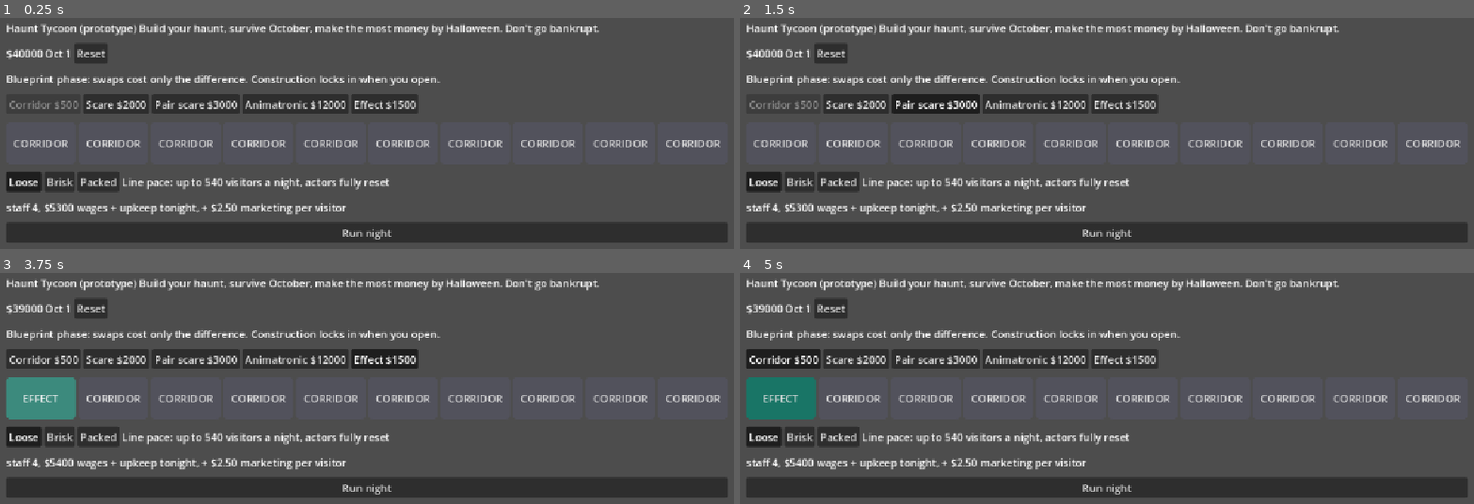
Above: before the commit, frames 1-4 (two rows, left to right).
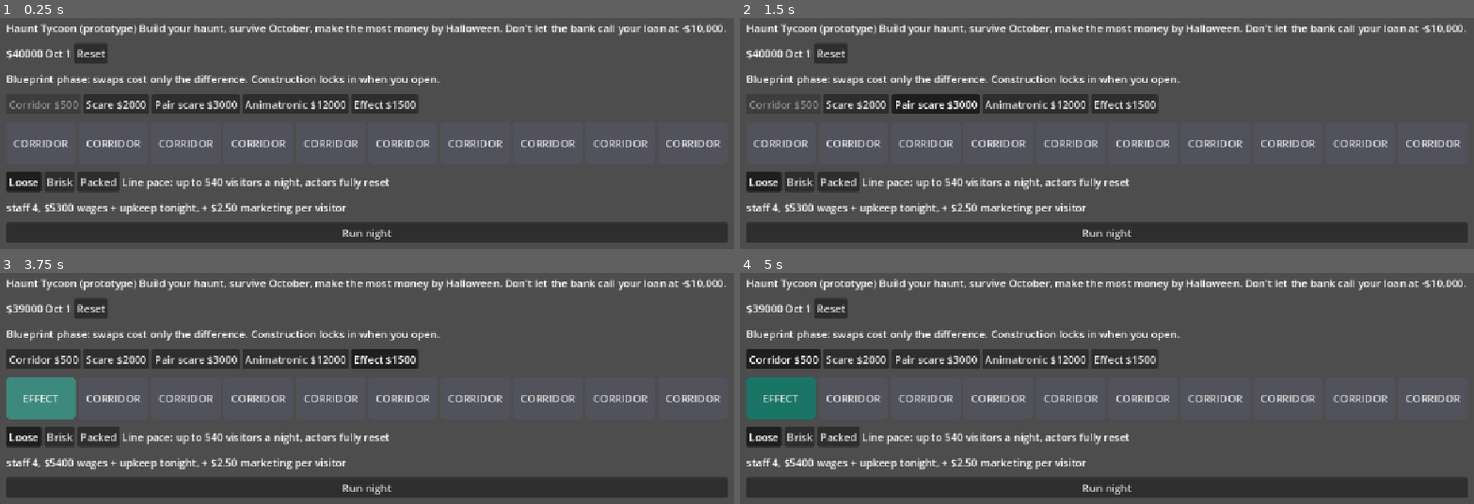
Above: after the commit, the same moments.

Repository: ajtran303/haunt-tycoon
Game: Godot game, scene res://game/main.tscn
The game is run twice, just before and just after one commit, with the same random seed, the same clock (stepped at 60 frames per second) and the same inputs.
Inputs:
- Up to frame 1 (0.25 s): no input
- Up to frame 2 (1.5 s): click "Scare $2000" at 0.5 s; click "Pair scare $3000" at 1.25 s
- Up to frame 3 (3.75 s): click "Animatronic $12000" at 2 s; click "Effect $1500" at 2.75 s; click "CORRIDOR" at 3.5 s
- Up to frame 4 (5 s): click "Corridor $500" at 4.25 s

The runs differ from the first frame. In frame 1, 0.5% of the frame differs, in the area x 72-99%, y 2-8%; in frame 2, 0.5%; in frame 3, 0.5%; in frame 4, 0.5%.

Commit message:
clarify lose condition

Diff:
--- a/game/main.gd
+++ b/game/main.gd
@@ -5,6 +5,7 @@
 const Rooms = preload("res://sim/rooms.gd")
 
 const STARTING_CASH := 45_000.0
+const LOAN_LIMIT := -10_000.0
 const ROOM_SLOTS := 10
 
 const ROOM_COLORS := {
@@ -239,7 +240,7 @@
 		b.modulate = Color.WHITE
 	%NightLog.append_text(line + "\n")
 	night += 1
-	if cash < -10_000.0:
+	if cash < LOAN_LIMIT:
 		%NightLog.append_text("[color=#ef5350]The bank calls your loan. Season over.[/color]\n")
 		%RunButton.text = "Bankrupt: $%.0f" % cash
 		%RunButton.disabled = true
--- a/game/main.tscn
+++ b/game/main.tscn
@@ -36,7 +36,7 @@
 
 [node name="GameDescription" type="Label" parent="MarginContainer/VBoxContainer/TitleBar" unique_id=1212553690]
 layout_mode = 2
-text = "Build your haunt, survive October, make the most money by Halloween. Don't go bankrupt."
+text = "Build your haunt, survive October, make the most money by Halloween. Don't let the bank call your loan at -$10,000."
 
 [node name="TopBar" type="HBoxContainer" parent="MarginContainer/VBoxContainer" unique_id=519549004]
 layout_mode = 2
